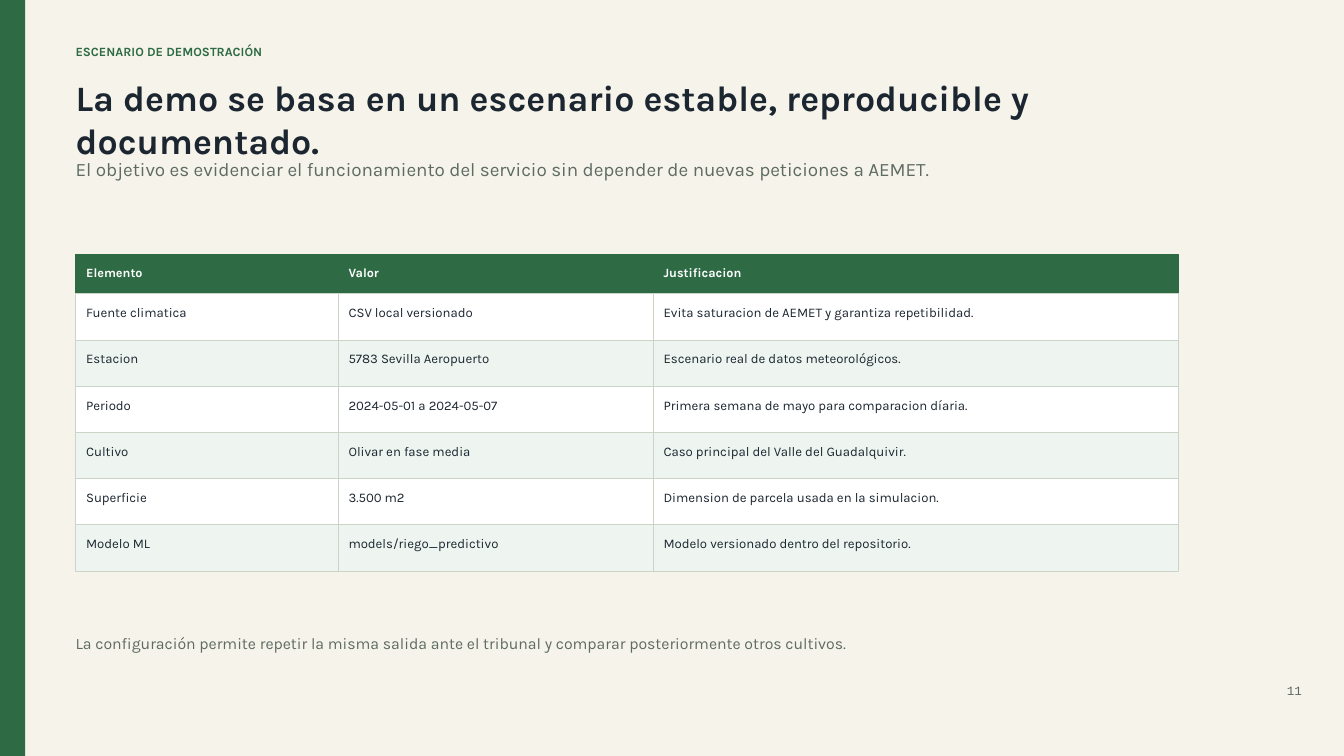
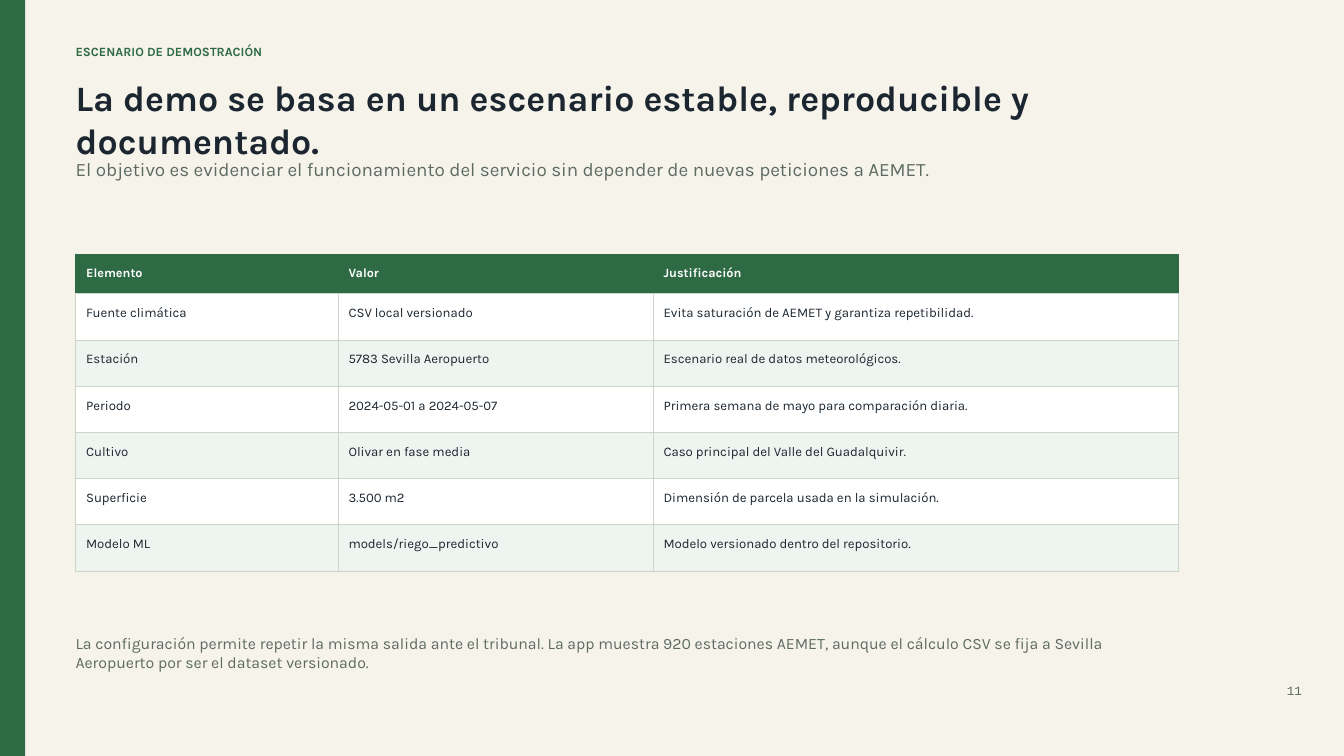
Before and after one commit to romanmaeztu/PI-Agricultura-de-Precisi-n, a slide deck: slide 11 of docs/presentacion_defensa_tfg_riego_jurado.pptx. Drawn at 1344x756 pixels with LibreOffice and Linux fonts; fonts in the diff are those of the drawing. Boxes give left, top, right and bottom in pixels: in the first picture for what was removed or moved away, otherwise in the second. Text is boxed around its words. In the diff, an @@ line names an element or a change of style, - is before the commit and + after.

```diff
--- a/docs/presentacion_defensa_tfg_riego_jurado.pptx
+++ b/docs/presentacion_defensa_tfg_riego_jurado.pptx
@@ text at (x1=664, y1=267, x2=742, y2=277): text changed @@
-Justificacion
+Justificación
@@ text at (x1=86, y1=307, x2=187, y2=317): text changed @@
-Fuente climatica
+Fuente climática
@@ text at (x1=664, y1=307, x2=973, y2=321): text changed @@
-Evita saturacion de AEMET y garantiza repetibilidad.
+Evita saturación de AEMET y garantiza repetibilidad.
@@ text at (x1=86, y1=353, x2=138, y2=363): text changed @@
-Estacion
+Estación
@@ text at (x1=664, y1=400, x2=967, y2=413): text changed @@
-Primera semana de mayo para comparacion díaria.
+Primera semana de mayo para comparación diaria.
@@ text at (x1=664, y1=492, x2=939, y2=505): text changed @@
-Dimension de parcela usada en la simulacion.
+Dimensión de parcela usada en la simulación.
@@ text at (x1=76, y1=637, x2=1103, y2=672): text changed @@
-La configuración permite repetir la misma salida ante el tribunal y comparar posteriormente otros cultivos.
+La configuración permite repetir la misma salida ante el tribunal. La app muestra 920 estaciones AEMET, aunque el cálculo CSV se fija a Sevilla Aeropuerto por ser el dataset versionado.
```
Also in this commit, not shown: 14 other slides changed, 1 slide added, 6 other files.
